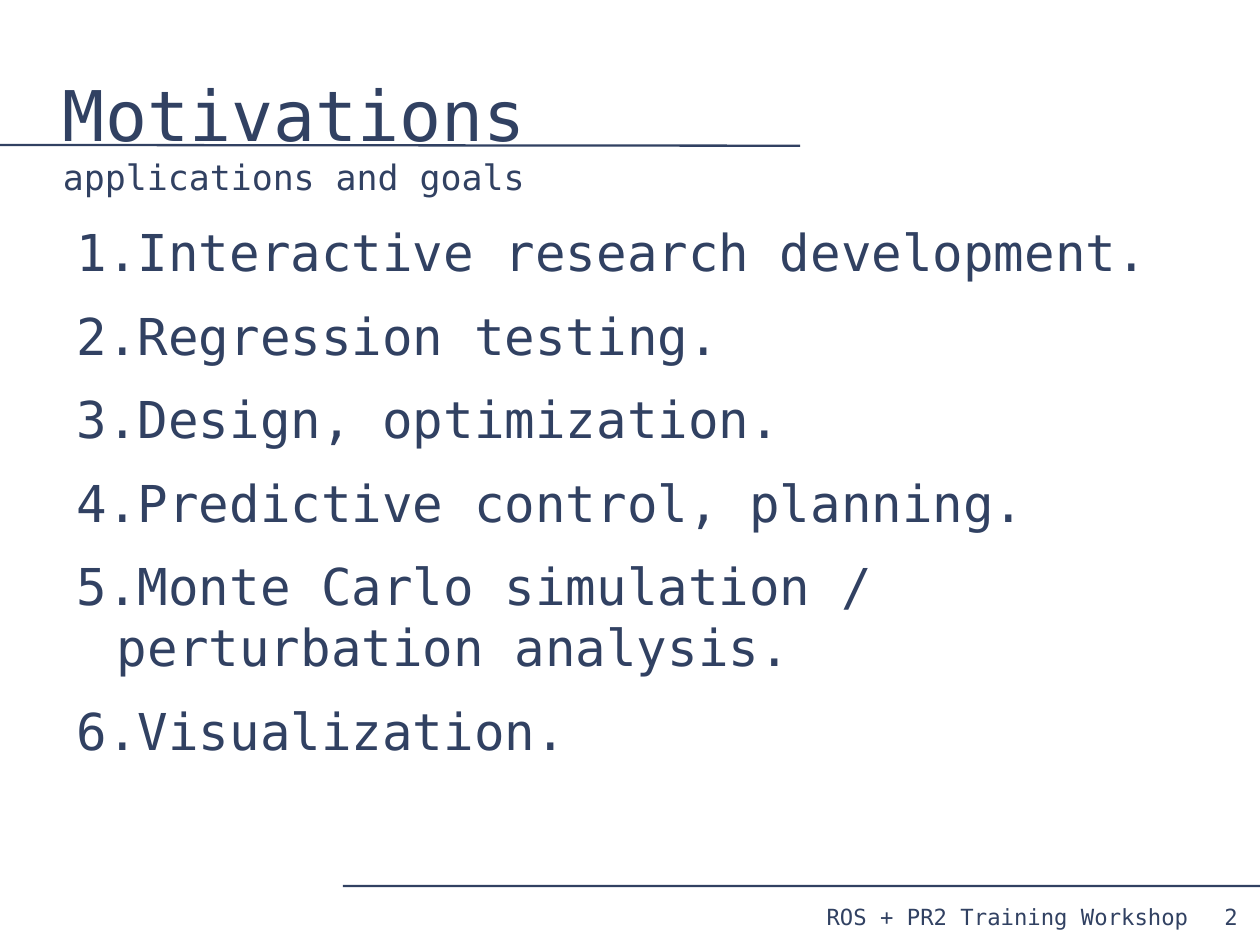
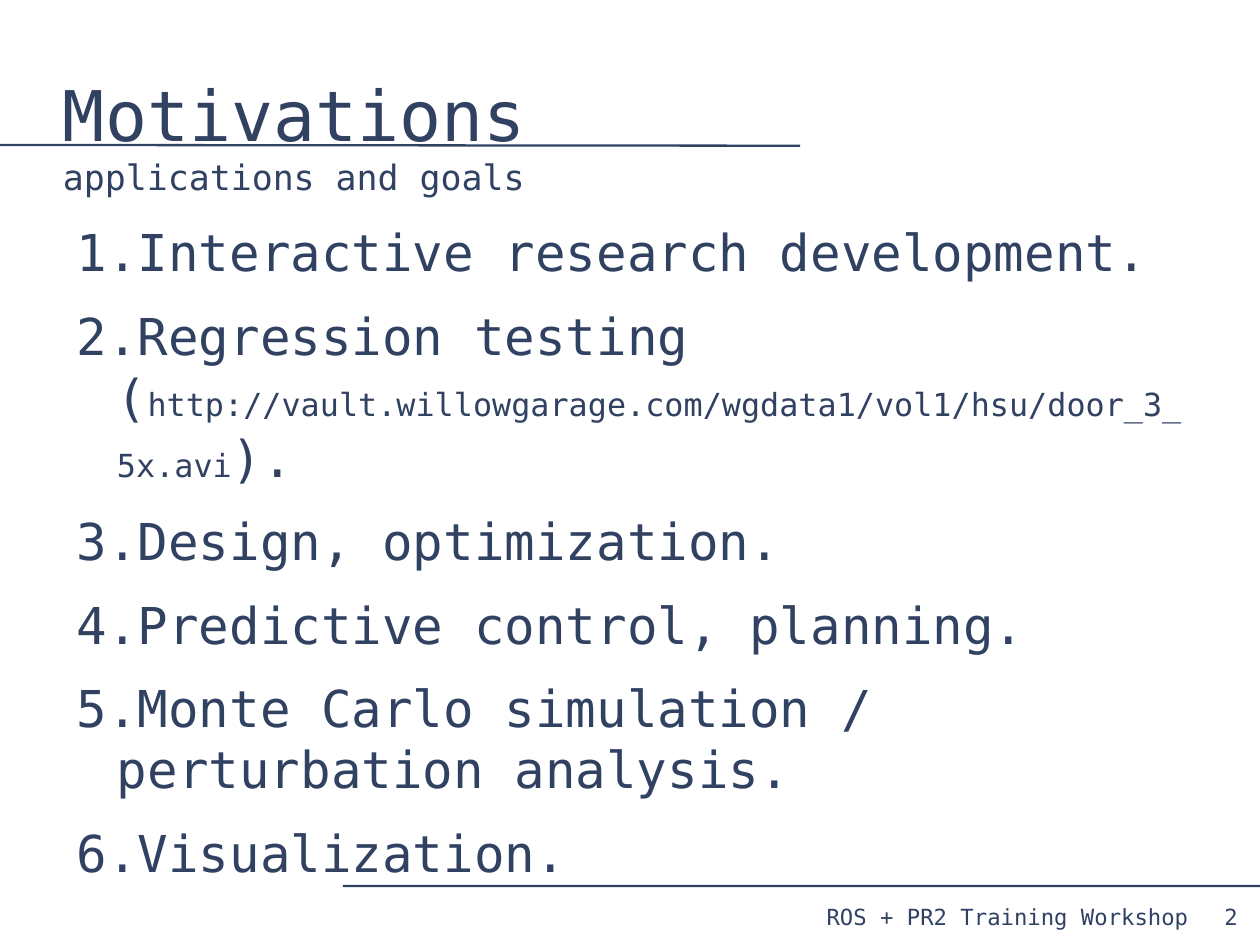
Before and after one commit to PR2/pr2_docs, a slide deck: slide 2 of pr2_training_workshop/simulation/simulation_training_workshop.odp. Drawn at 1260x945 pixels with LibreOffice and Linux fonts; fonts in the diff are those of the drawing. Boxes give left, top, right and bottom in pixels: in the first picture for what was removed or moved away, otherwise in the second. Text is boxed around its words. In the diff, an @@ line names an element or a change of style, - is before the commit and + after.

Commit message:
updates.

```diff
--- a/pr2_training_workshop/simulation/simulation_training_workshop.odp
+++ b/pr2_training_workshop/simulation/simulation_training_workshop.odp
@@ text at [76,316,1182,478]: text changed; size 32 to 20 pt @@
-2. Regression testing.
+2. Regression testing (http://vault.willowgarage.com/wgdata1/vol1/hsu/door_3_5x.avi).
```
Also in this commit, not shown: 1 other slide changed.
